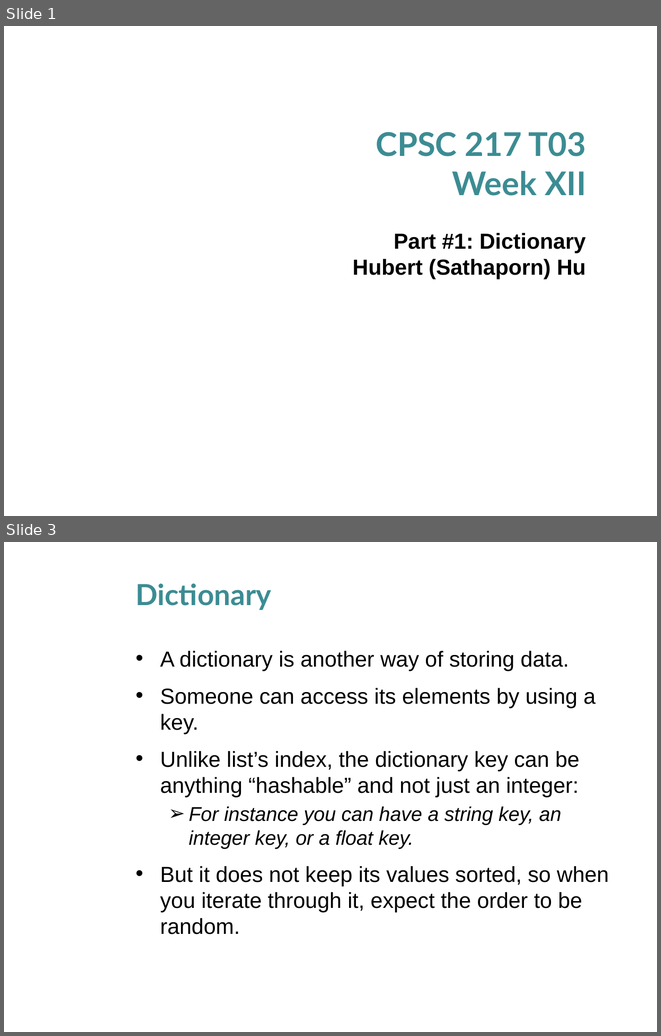
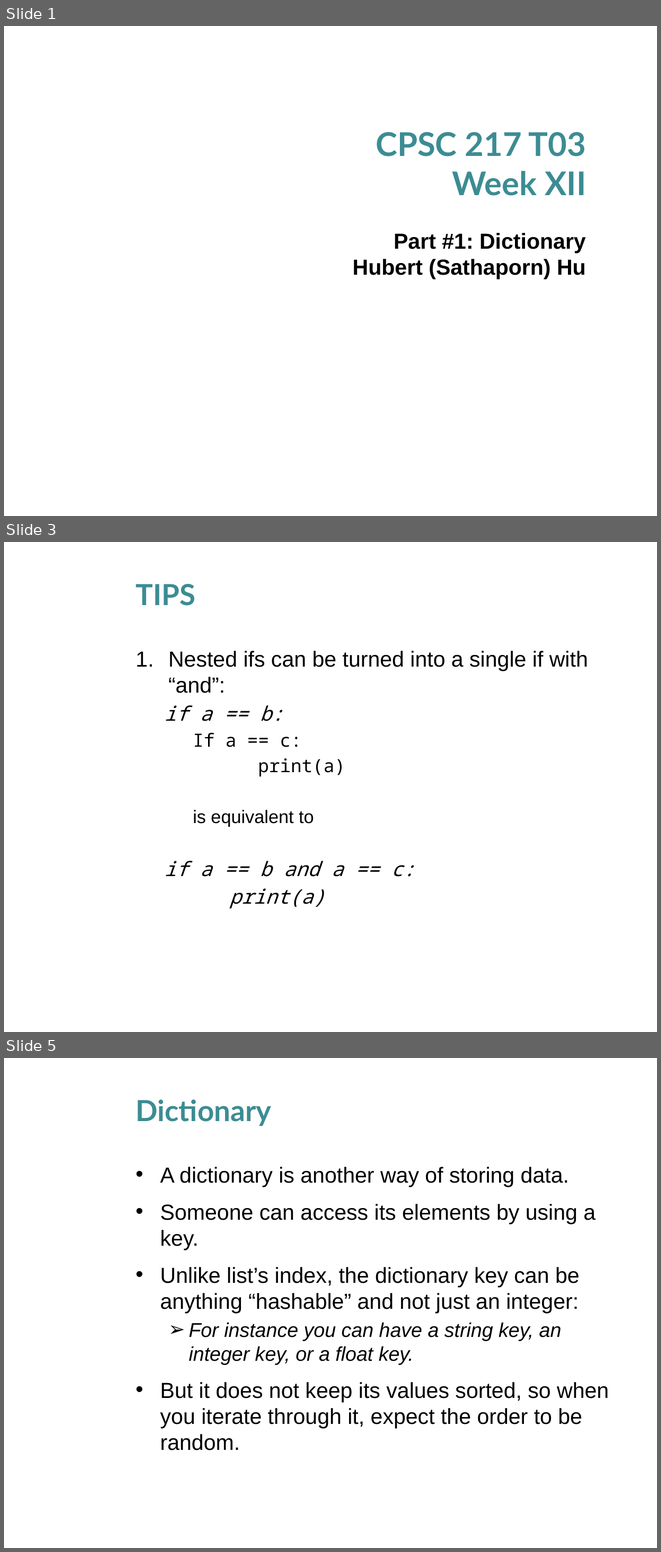
Before and after one commit to husathap/husathap.github.io, a slide deck: teaching/f15_cpsc217/Week_10_1.pptx. Shown one above the other, each under a label of ours: slides 1 and 3 before the commit, slides 1, 3 and 5 after it; the slides between them are not shown. The pictures are 661x1036 and 661x1552 pixels, drawn with LibreOffice and Linux fonts; fonts in the diff are those of the drawing; background and template pictures are left out. Boxes give left, top, right and bottom in pixels: in the first picture for what was removed or moved away, otherwise in the second. Text is boxed around its words. In the diff, an @@ line names an element or a change of style, - is before the commit and + after.

```diff
--- a/teaching/f15_cpsc217/Week_10_1.pptx
+++ b/teaching/f15_cpsc217/Week_10_1.pptx
@@ slide 3 added at bbox=[4, 542, 657, 1032], background picture (left out) @@
@@ title added at bbox=[135, 584, 195, 606], 32 pt, text #3C8C93, bold @@
+TIPS
@@ text added at bbox=[164, 651, 588, 908], 24 pt, text #000000 @@
+1. Nested ifs can be turned into a single if with “and”:
+  if a == b:
+    If a == c:
+    print(a)
+    is equivalent to
+  if a == b and a == c:
+  print(a)
@@ what was slide 3 is now slide 5 @@
```
Also in this commit, not shown: 1 slide changed, 1 other slide added.
